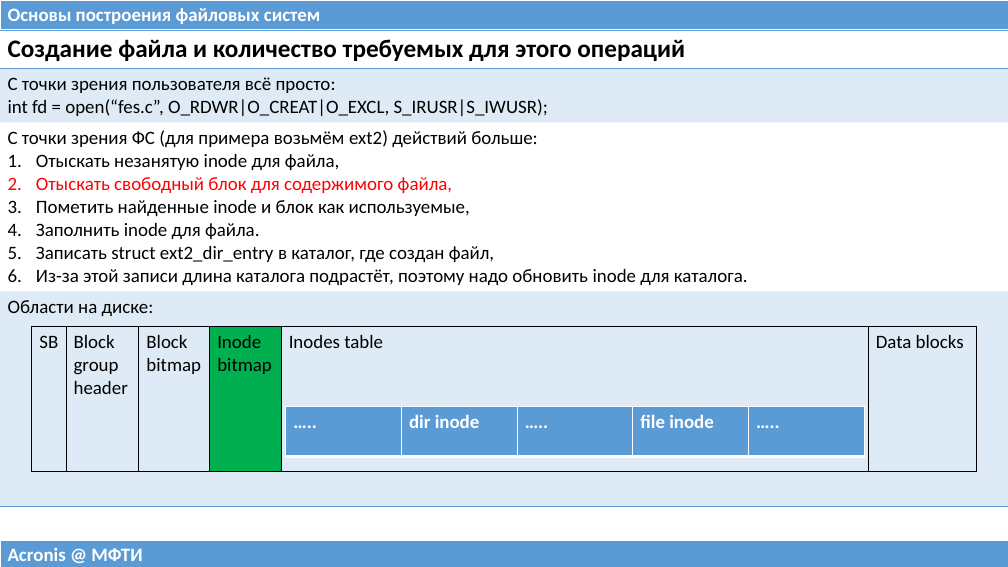
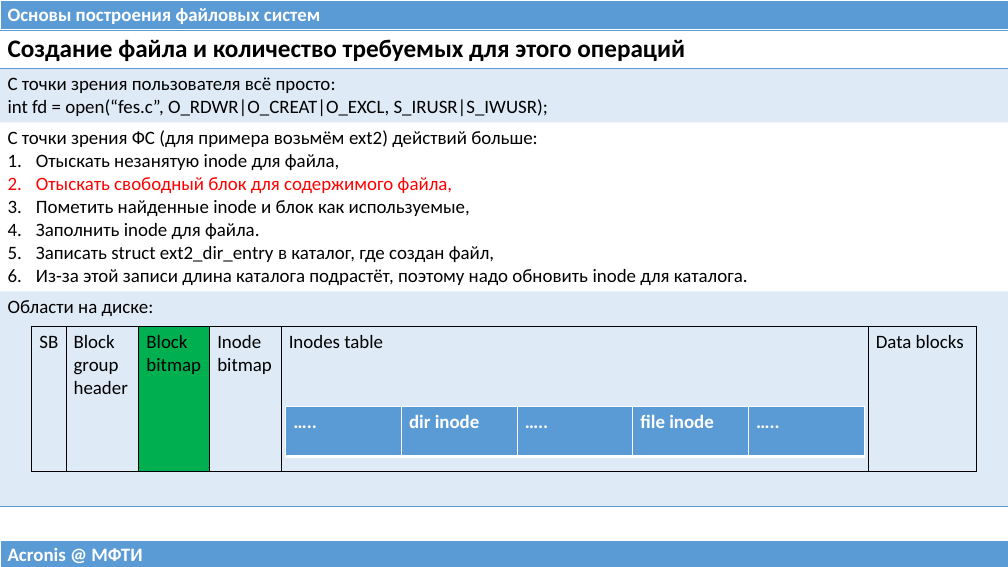
Before and after one commit to 75cc8545e7b021ed280ed0ef99fc7fc4/filesystems-101, a slide deck: slide 5 of talks/src/class08.pptx. Drawn at 1008x567 pixels with LibreOffice and Linux fonts; fonts in the diff are those of the drawing. Boxes give left, top, right and bottom in pixels: in the first picture for what was removed or moved away, otherwise in the second. Text is boxed around its words. In the diff, an @@ line names an element or a change of style, - is before the commit and + after.

```diff
--- a/talks/src/class08.pptx
+++ b/talks/src/class08.pptx
@@ table at bbox=[32, 327, 977, 472] @@
@@ fill none to #00B050 in row 1, column 3 @@
@@ fill #00B050 to none in row 1, column 4 @@
```
Also in this commit, not shown: 1 other slide changed, 1 slide added, 1 other file.
